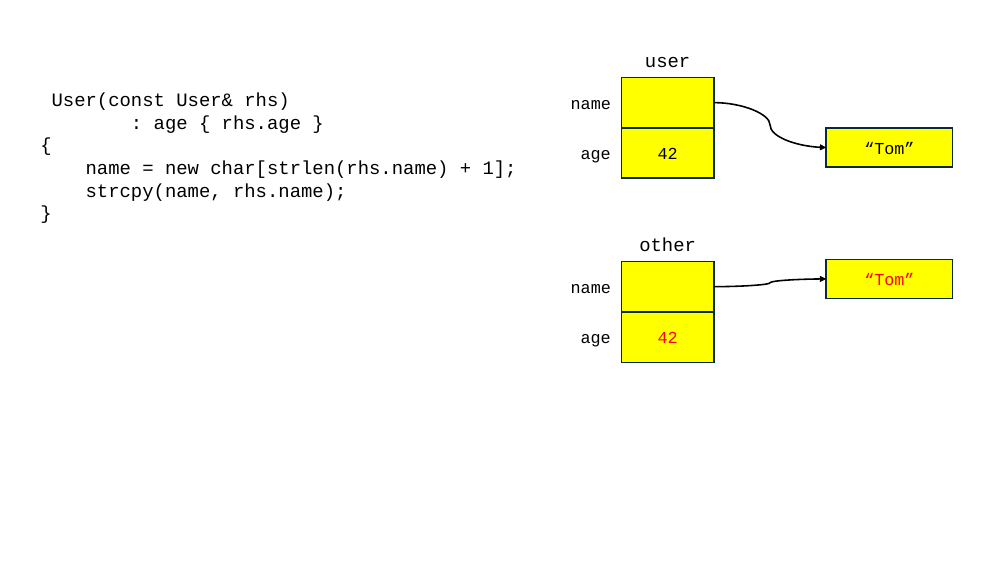
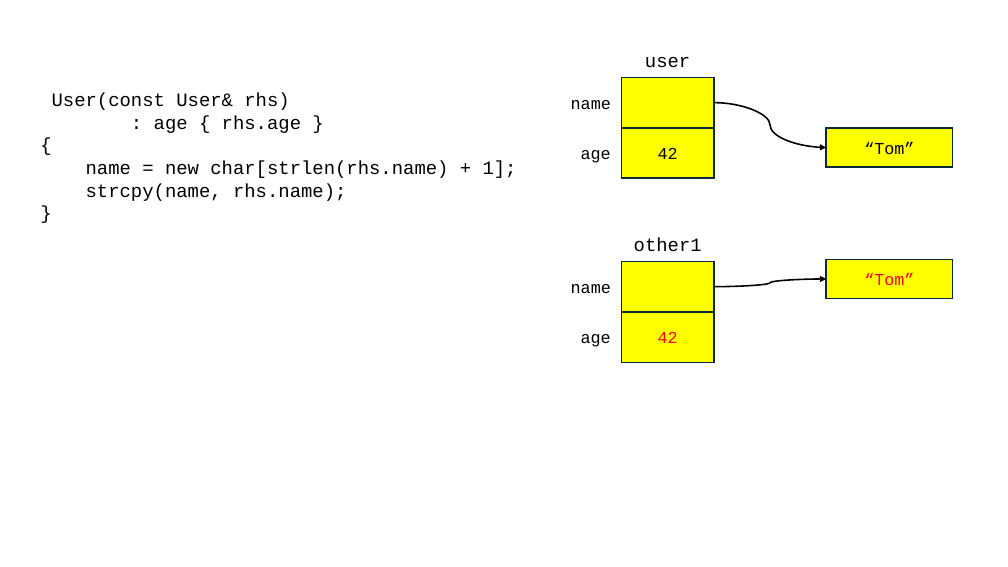
Before and after one commit to yoondev-classroom/cpp_240708, a slide deck: slide 47 of cpp_240708.pptx (slide 32 before the commit). Drawn at 1008x567 pixels with LibreOffice and Linux fonts; fonts in the diff are those of the drawing. Boxes give left, top, right and bottom in pixels: in the first picture for what was removed or moved away, otherwise in the second. Text is boxed around its words. In the diff, an @@ line names an element or a change of style, - is before the commit and + after.

```diff
--- a/cpp_240708.pptx
+++ b/cpp_240708.pptx
@@ text at (634, 238, 702, 251): text changed @@
-other
+other1
```
Also in this commit, not shown: 7 slides added, 5 other files.
